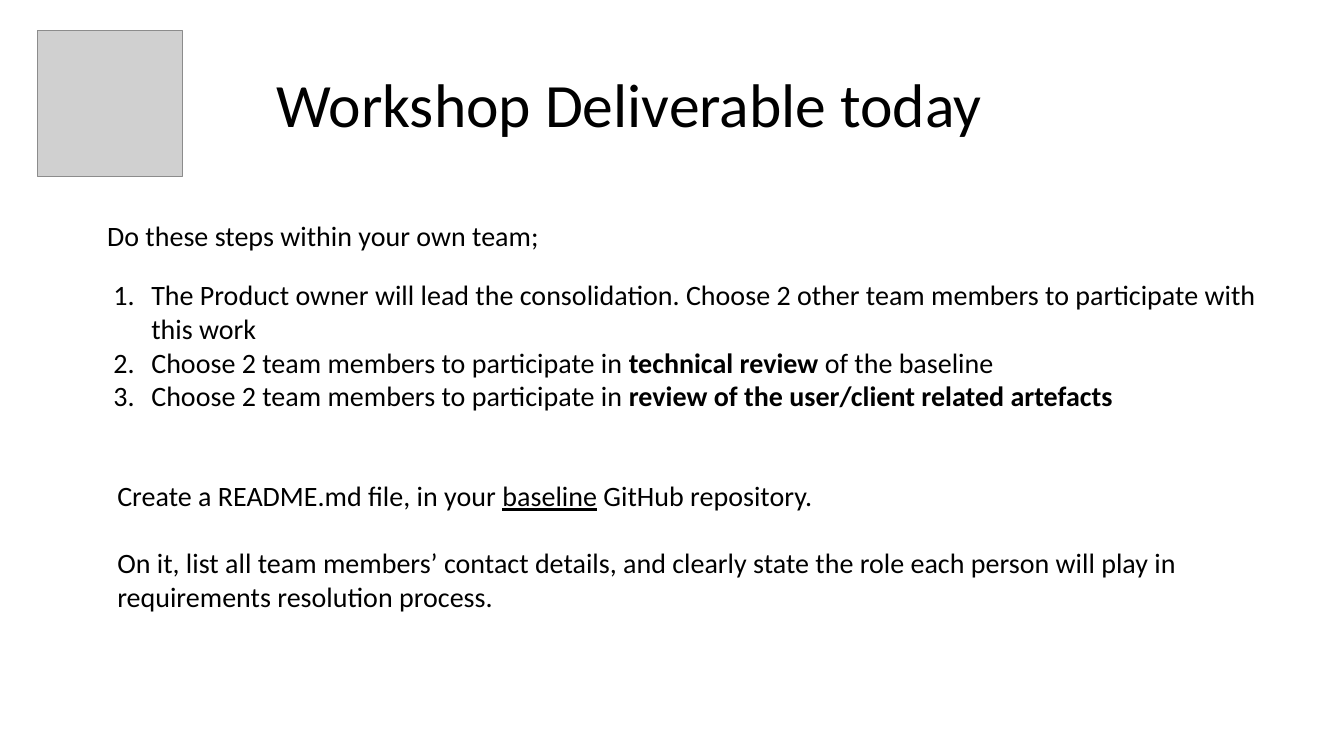
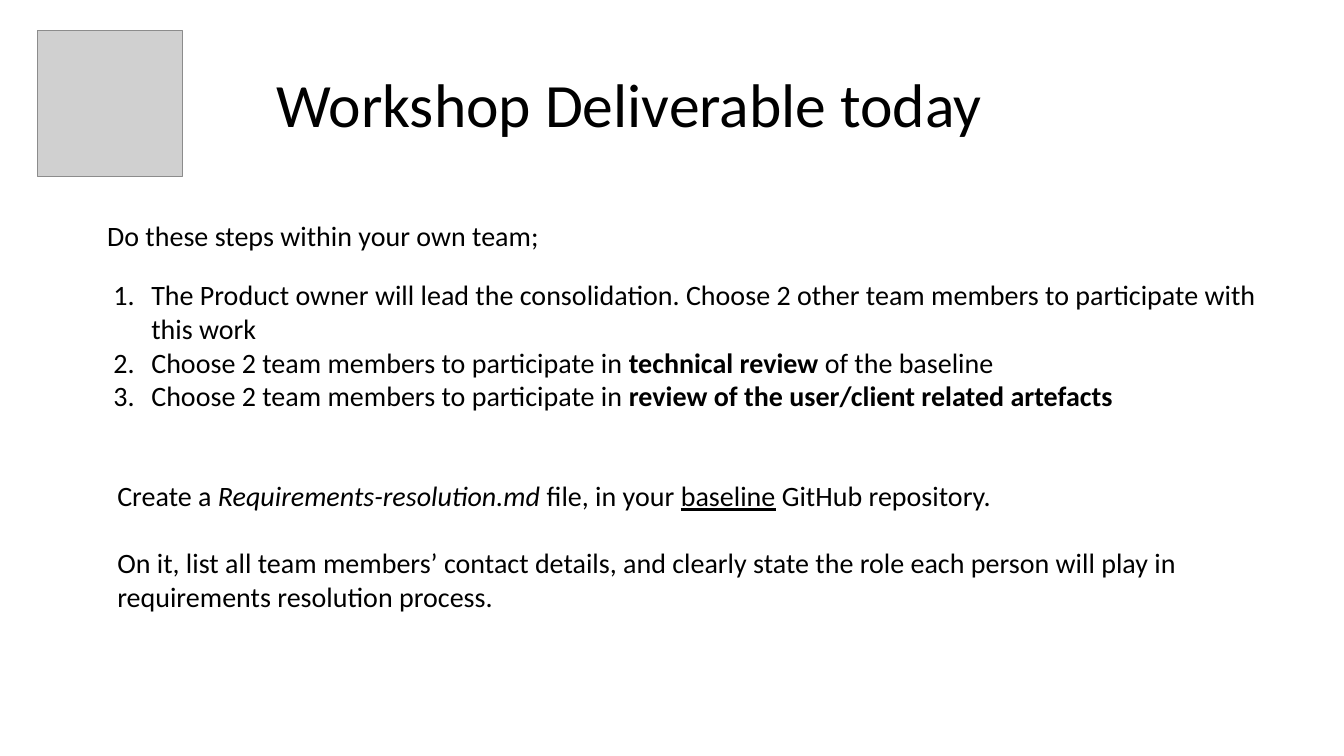
Before and after one commit to paulcalverley/paulcalverley, a slide deck: slide 19 of Week2_2025_VI.pptx. Drawn at 1344x756 pixels with LibreOffice and Linux fonts; fonts in the diff are those of the drawing; grey boxes stand for pictures. Boxes give left, top, right and bottom in pixels: in the first picture for what was removed or moved away, otherwise in the second. Text is boxed around its words. In the diff, an @@ line names an element or a change of style, - is before the commit and + after.

Commit message:
Requirements resolution.md

```diff
--- a/Week2_2025_VI.pptx
+++ b/Week2_2025_VI.pptx
@@ text at (x1=117, y1=486, x2=991, y2=511): text changed @@
-Create a README.md file, in your baseline GitHub repository.
+Create a Requirements-resolution.md file, in your baseline GitHub repository.
```
Also in this commit, not shown: 1 other slide changed, 1 other file.
